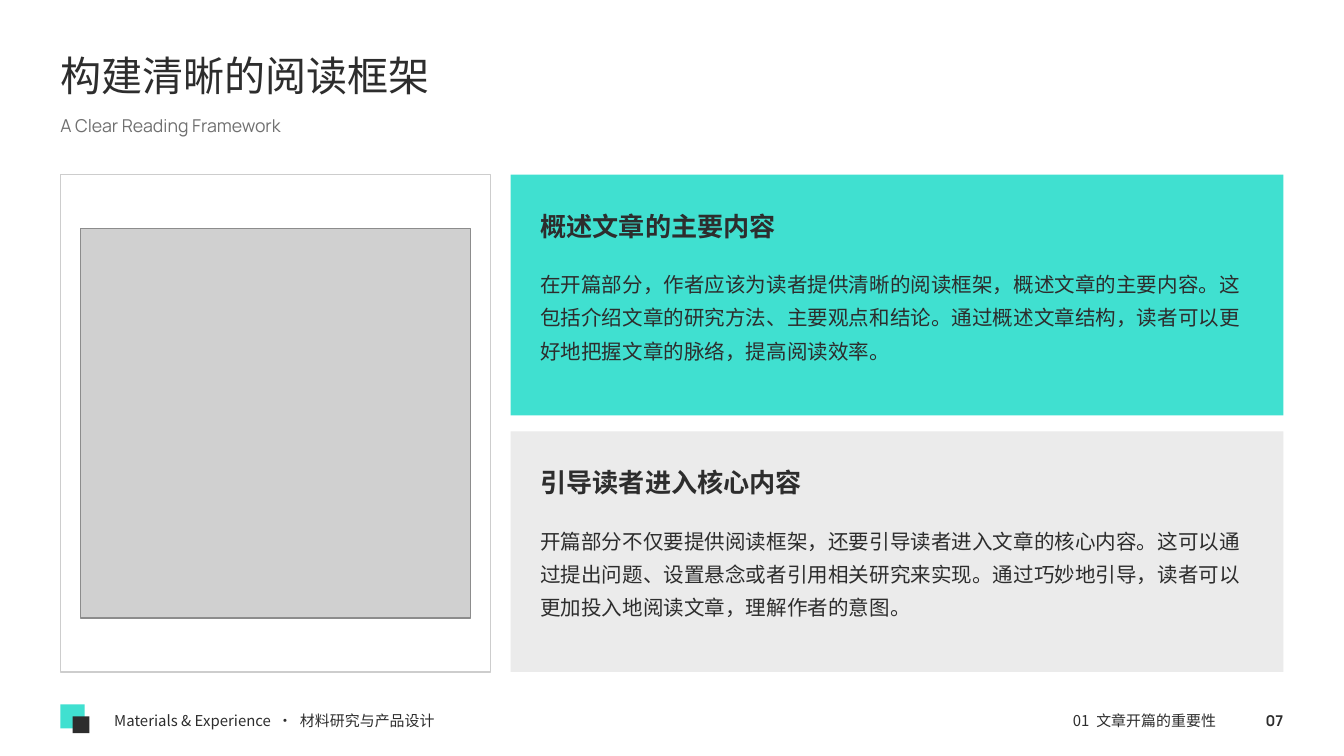
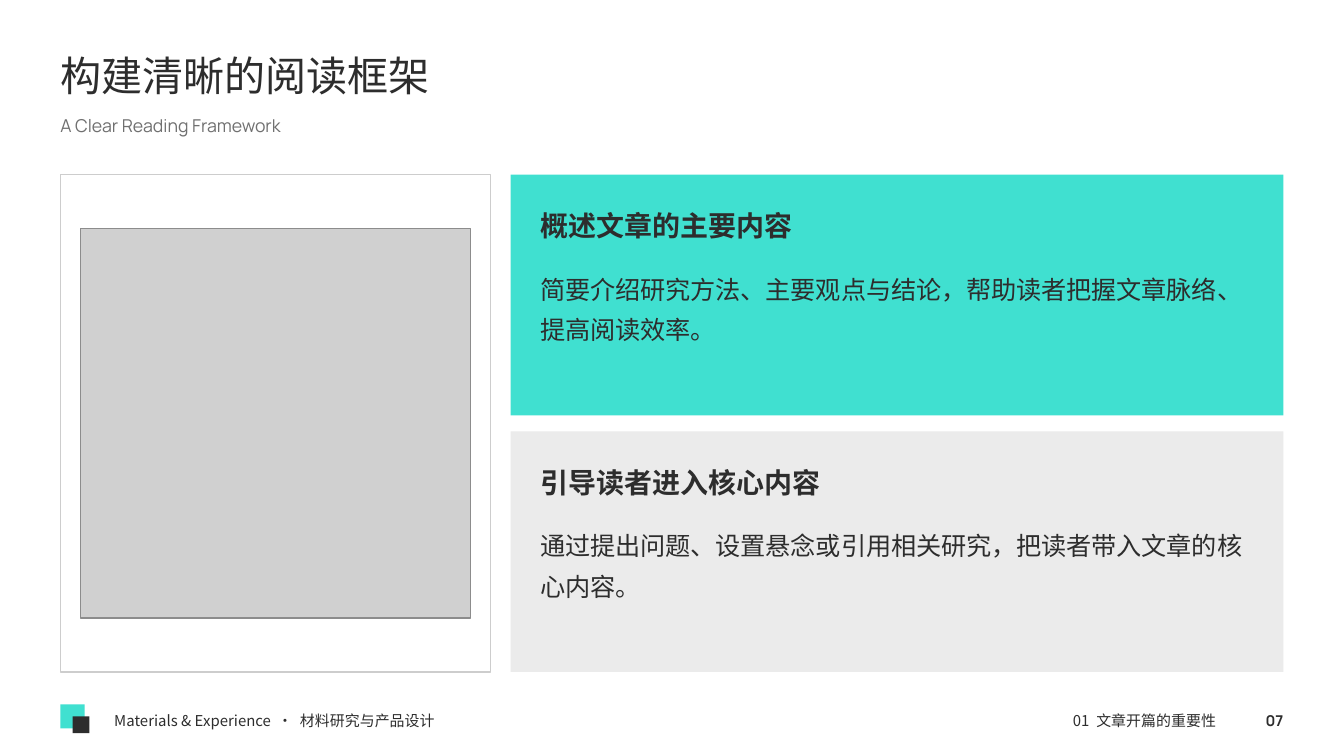
Before and after one commit to memoryzm214/Ericzm214, a slide deck: slide 7 of courses/第3课_学术论文研究背景撰写技巧.pptx. Drawn at 1344x756 pixels with LibreOffice and Linux fonts; fonts in the diff are those of the drawing; grey boxes stand for pictures. Boxes give left, top, right and bottom in pixels: in the first picture for what was removed or moved away, otherwise in the second. Text is boxed around its words. In the diff, an @@ line names an element or a change of style, - is before the commit and + after.

```diff
--- a/courses/第3课_学术论文研究背景撰写技巧.pptx
+++ b/courses/第3课_学术论文研究背景撰写技巧.pptx
@@ text "概述文章的主要内容" at <box>540,212,792,239</box>: size 14 to 15 pt @@
@@ text at <box>540,277,1242,341</box>: text changed; size 11 to 13.5 pt @@
-在开篇部分，作者应该为读者提供清晰的阅读框架，概述文章的主要内容。这包括介绍文章的研究方法、主要观点和结论。通过概述文章结构，读者可以更好地把握文章的脉络，提高阅读效率。
+简要介绍研究方法、主要观点与结论，帮助读者把握文章脉络、提高阅读效率。
@@ text "引导读者进入核心内容" at <box>540,469,820,496</box>: size 14 to 15 pt @@
@@ text at <box>540,533,1242,598</box>: text changed; size 11 to 13.5 pt @@
-开篇部分不仅要提供阅读框架，还要引导读者进入文章的核心内容。这可以通过提出问题、设置悬念或者引用相关研究来实现。通过巧妙地引导，读者可以更加投入地阅读文章，理解作者的意图。
+通过提出问题、设置悬念或引用相关研究，把读者带入文章的核心内容。
```
Also in this commit, not shown: 20 other slides changed.
